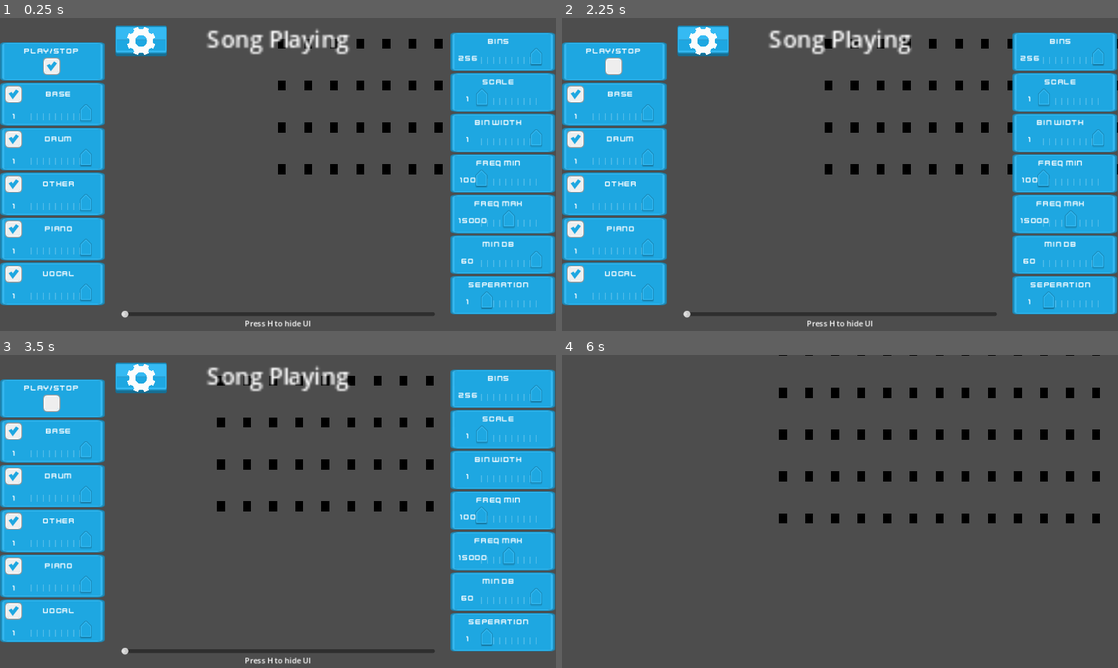
Above: before the commit, frames 1-4 (two rows, left to right).
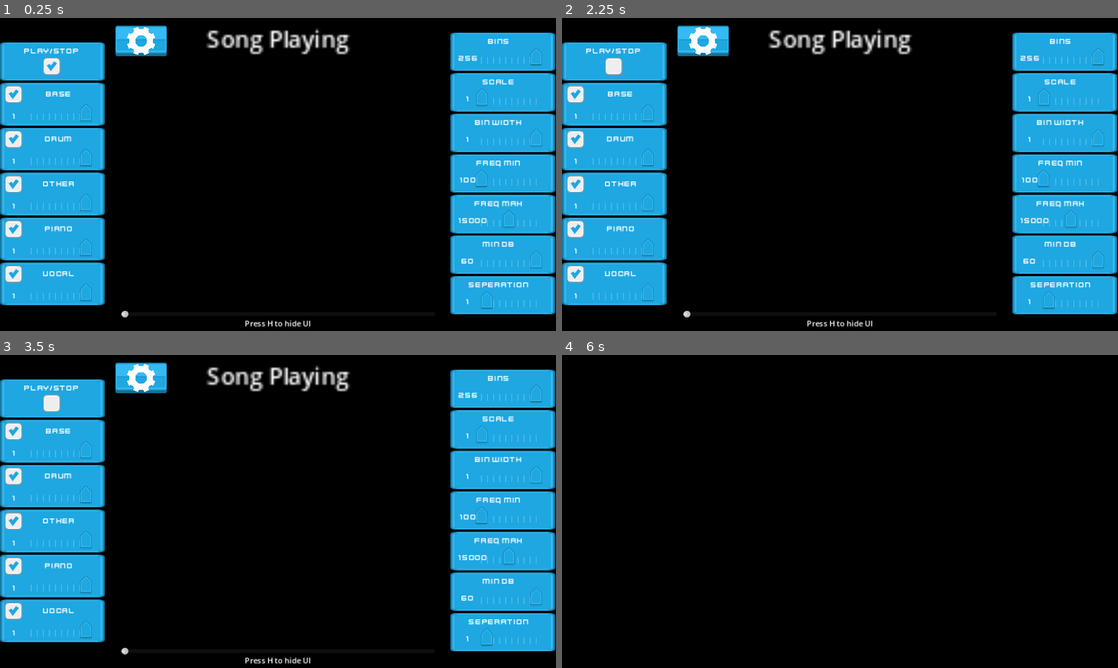
Above: after the commit, the same moments.

Repository: JDS890/CSC475-DSP-Visualisation
Game: Godot game, scene res://Scenes/spectrogram_stems/spectrogram_stems.tscn
Two runs of this game, one before a commit and one after it. Both use one fixed random seed, a clock stepped at 60 frames per second and the inputs below. This scene is started directly instead of the project's main scene. Sound files missing from this copy of the repository are replaced by a short silence.
Inputs (mouse positions are in pixels of both pictures, inside the frame that each line leads up to):
- Up to frame 1 (0.25 s): no input
- Up to frame 2 (2.25 s): click (612, 64) at 0.52 s; click (701, 39) at 1.25 s; tap H (hide_UI) at 2 s; move the mouse to (962, 158) at 2.02 s; hold D from 2.03 s (still down); tap I at 2.1 s; click (962, 158) at 2.17 s
- Up to frame 3 (3.5 s): release D at 2.75 s; tap H (hide_UI) at 2.75 s; drag from (166, 527) to (250, 574) at 2.77 s
- Up to frame 4 (6 s): tap H (hide_UI) at 3.5 s; move the mouse to (895, 442) at 3.52 s; hold D 3.53-4.25 s; tap I at 3.6, 5.3 s; drag from (812, 574) to (673, 464) at 4.27 s; tap Space at 5 s; move the mouse to (1006, 558) at 5.02 s; hold A 5.03-5.75 s; tap E at 5.1 s; drag from (673, 464) to (756, 433) at 5.77 s

The runs differ from the first frame. In frame 1, 66% of the frame differs, in the area x 0-100%, y 0-100%; in frame 2, 66%; in frame 3, 66%; in frame 4, 98%.

Commit message:
Connect busses to spectrograms

Diff:
--- a/Scenes/UI_scene.tscn
+++ b/Scenes/UI_scene.tscn
@@ -261,3 +261,5 @@
 grow_horizontal = 2
 grow_vertical = 2
 theme = ExtResource("3_bb74r")
+
+[connection signal="toggled" from="HBoxContainer/LeftBar/PlayStopContainer/VBoxContainer/CheckBox" to="." method="_on_check_box_toggled"]
--- /dev/null
+++ b/Scenes/spectrogram_stems/skybox.tscn
@@ -0,0 +1,13 @@
+[gd_scene load_steps=4 format=3 uid="uid://cmev6gewoioo6"]
+
+[ext_resource type="PackedScene" uid="uid://ok5sa6f6lioo" path="res://Scenes/spectrogram_stems/skybox.glb" id="1_j4j7r"]
+[ext_resource type="Shader" path="res://Shaders/skybox.gdshader" id="2_d54xr"]
+
+[sub_resource type="ShaderMaterial" id="ShaderMaterial_0whu8"]
+render_priority = 0
+shader = ExtResource("2_d54xr")
+
+[node name="skybox" instance=ExtResource("1_j4j7r")]
+
+[node name="Skybox" parent="." index="0"]
+surface_material_override/0 = SubResource("ShaderMaterial_0whu8")
--- a/Scenes/spectrogram_stems/spectrogram_stems.tscn
+++ b/Scenes/spectrogram_stems/spectrogram_stems.tscn
@@ -1,9 +1,10 @@
-[gd_scene load_steps=6 format=3 uid="uid://w6pp5ut84tvx"]
+[gd_scene load_steps=7 format=3 uid="uid://w6pp5ut84tvx"]
 
 [ext_resource type="Script" path="res://Scripts/spectrograms.gd" id="1_ihkls"]
 [ext_resource type="Script" path="res://Scenes/spectrogram_stems/camera.gd" id="2_pih38"]
 [ext_resource type="PackedScene" uid="uid://cmwx3pasdfry" path="res://Scenes/spectrogram_stems/spectrum_3d.tscn" id="3_2mdqd"]
 [ext_resource type="PackedScene" uid="uid://c4o67e7m3gdh3" path="res://Scenes/UI_scene.tscn" id="4_dahan"]
+[ext_resource type="PackedScene" uid="uid://cmev6gewoioo6" path="res://Scenes/spectrogram_stems/skybox.tscn" id="5_3kphs"]
 
 [sub_resource type="SphereMesh" id="SphereMesh_oqv72"]
 
@@ -11,7 +12,7 @@
 script = ExtResource("1_ihkls")
 
 [node name="OrbitingCamera" type="Camera3D" parent="." node_paths=PackedStringArray("camera_target")]
-transform = Transform3D(1, 0, 0, 0, -4.37114e-08, 1, 0, -1, -4.37114e-08, 0, 10, 0)
+transform = Transform3D(0.356966, 0.625143, -0.694097, 0, 0.743051, 0.669234, 0.934117, -0.238894, 0.265244, 4.18606, 10, 1.93885)
 script = ExtResource("2_pih38")
 camera_target = NodePath("../target")
 
@@ -30,3 +31,9 @@
 size = 72.833
 
 [node name="UICanvas" parent="." instance=ExtResource("4_dahan")]
+
+[node name="skybox" parent="." instance=ExtResource("5_3kphs")]
+
+[connection signal="toggle_playstop" from="UICanvas" to="." method="_on_ui_canvas_toggle_playstop"]
+[connection signal="toggle_stem" from="UICanvas" to="." method="_on_ui_canvas_toggle_stem"]
+[connection signal="update_spectrogram" from="UICanvas" to="." method="_on_ui_canvas_update_spectrogram"]
--- a/Scripts/UI Scripts/UI_scene.gd
+++ b/Scripts/UI Scripts/UI_scene.gd
@@ -4,6 +4,7 @@
 signal update_stem(new_val, stem_ID)
 signal toggle_stem(toggled_on, stem_ID)
 signal update_spectrogram(new_val, slider_ID)
+signal toggle_playstop(toggled_on)
 
 @onready var stem_signal_bus = get_node("HBoxContainer/LeftBar")
 @onready var spectro_signal_bus = get_node("HBoxContainer/RightBar")
@@ -50,3 +51,6 @@
 func spectro_control_response(new_val, slider_ID):
 	#print("New val: ", new_val, " slider ID: ", slider_ID)
 	emit_signal("update_spectrogram", new_val, slider_ID)
+
+func _on_check_box_toggled(toggled_on:bool):
+	emit_signal("toggle_playstop", toggled_on)
--- a/Scripts/global.gd
+++ b/Scripts/global.gd
@@ -29,13 +29,33 @@
 	"Vocal",
 ]
 
+const BUS_NAMES = [
+	&"Bass Bus",
+	&"Drum Bus",
+	&"Other Bus",
+	&"Piano Bus",
+	&"Vocal Bus",
+]
+
+# 0 = Bins, 1 = Scale, 2 = Bin Width, 3 = Freq Min, 4 = Freq Max,
+#	5 = Min DB, 6 = Separation
+enum UISLIDERS {
+	BINS = 0,
+	SCALE = 1,
+	BIN_WIDTH = 2,
+	FREQ_MIN = 3,
+	FREQ_MAX = 4,
+	MIN_DB = 5,
+	SEPARATION = 6,
+}
+
 func get_program_song_path(song: String, stem=null) -> String:
 	return ("res://Audio Samples/" + song + "/" + song +
 		((" - " + stem) if stem else "") + ".mp3")
 
 func get_all_program_song_paths(song: String) -> Array:
 	var paths = []
-	paths.append(get_program_song_path(song))
+	# paths.append(get_program_song_path(song))
 	for stem in STEMS:
 		paths.append(get_program_song_path(song, stem))
 	return paths
--- a/Scripts/spectrograms.gd
+++ b/Scripts/spectrograms.gd
@@ -1,21 +1,21 @@
 extends Node3D
-
-# @export var bus_names_init: Array = ["Original Bus", "Bass Bus", "Drum Bus", "Fusion Bus", "Piano Bus"]
-@export var bus_names_init: Array = ["Original Bus"]
-
-@export var bass_mp3_path: String = "res://Audio Samples/Like a Shadow/Like a Shadow - Bass.mp3"
-@export var drums_mp3_path: String = "res://Audio Samples/Like a Shadow/Like a Shadow - Drum.mp3"
-@export var other_mp3_path: String = "res://Audio Samples/Like a Shadow/Like a Shadow - Other.mp3"
-@export var piano_mp3_path: String = "res://Audio Samples/Like a Shadow/Like a Shadow - Piano.mp3"
-@export var vocal_mp3_path: String = "res://Audio Samples/Like a Shadow/Like a Shadow - Vocal.mp3"
-@export var original_mp3_path: String = "res://Audio Samples/Like a Shadow/Like a Shadow.mp3"
 
 const SPEC_MAX: int = 5
 const BINS_PER_SPEC_MAX: int = 256
+const STEMBUS_NAMES = [
+	&"Bass Bus",
+	&"Drum Bus",
+	&"Other Bus",
+	&"Piano Bus",
+	&"Vocal Bus",
+]
 
-var spectrum_analyzer_effects: Array = []
+var spectrum_analyzers: Array = []
 var spectrums: PackedFloat32Array = PackedFloat32Array()
 var material: Material = null
+var audio_stream_players: Array = []
+var asp_last_seek = 0.0;
+var current_program_song_id = 0
 
 # ToDo: Connect UI signals to functions in this script that update these variables
 var freq_min: float = 100.0
@@ -24,41 +24,157 @@
 var bins_per_spec: int = 256
 var height_scale: float = 1.0
 
-
 # ToDo: UI signal should pass an array of bus names for the
 
-func _add_audio_stream_players():
-	# bass, vocal, drums, piano, other, fusion, original
-	var bus_names = ["Bass Bus", "Vocal Bus", "Drum Bus", "Piano Bus", "Other Bus", "Fusion Bus", "Original Bus"]
+func _load_program_song(program_song_id):
+	if program_song_id not in range(Global.PROGRAM_SONGS.size()):
+		print("Invalid program song ID: ", program_song_id)
+		return
+
+	var song_stems = Global.get_all_program_song_paths(Global.PROGRAM_SONGS[program_song_id])
+	for i in range(song_stems.size()):
+		audio_stream_players[i].stream = load(song_stems[i])
+		audio_stream_players[i].autoplay = false
+		audio_stream_players[i].playing = false
+		audio_stream_players[i].stream_paused = false
+		audio_stream_players[i].volume_db = 0.0
+		print("Loaded stem: ", song_stems[i])
+		asp_last_seek = 0.0
 
 
-func _set_ae_instances(bus_names: Array):
-	# clear array
-	for i in range(min(bus_names.size(), SPEC_MAX)):
-		spectrum_analyzer_effects.append(AudioServer.get_bus_effect_instance( AudioServer.get_bus_index(bus_names[i]), 0 ))
+func _create_audio_stream_players():
+	for i in range(STEMBUS_NAMES.size()):
+		var asp = AudioStreamPlayer.new()
+		asp.bus = STEMBUS_NAMES[i]
+		asp.volume_db = 0.0
+		asp.autoplay = false
+		asp.playing = false
+		asp.stream_paused = false
+		audio_stream_players.append(asp)
+		add_child(asp)
+
+
+func _gather_spectrum_analyzer_instances():
+	spectrum_analyzers.clear()
+	for stem_bus in STEMBUS_NAMES:
+		spectrum_analyzers.append( AudioServer.get_bus_effect_instance( AudioServer.get_bus_index(stem_bus), 0 ))
 	spectrums.fill(0.0)
 
+
 func _ready():
+
 	spectrums.resize(BINS_PER_SPEC_MAX * SPEC_MAX)
-	_set_ae_instances(bus_names_init)
 	material = get_node("S1").get_child(0).get_surface_override_material(0)
+
+	_gather_spectrum_analyzer_instances()
+	_create_audio_stream_players()
+	_load_program_song(current_program_song_id)
+	for asp in audio_stream_players:
+		asp.play()
+
+
+func _input(event):
+
+	if event is InputEventKey:
+		match event.keycode:
+			KEY_I:
+				for asp in audio_stream_players:
+					asp.stop()
+				current_program_song_id = (current_program_song_id + 1) % Global.PROGRAM_SONGS.size()
+				_load_program_song(current_program_song_id)
+				for asp in audio_stream_players:
+					asp.play()
+
+				print("Playing ", Global.PROGRAM_SONGS[current_program_song_id])
 
 
 
 func _process(_delta):
 
-	for j in range(spectrum_analyzer_effects.size()):
+	for j in range(spectrum_analyzers.size()):
 
 		var freq_prev = freq_min
-		var spectrum = spectrum_analyzer_effects[j]
+		var spectrum_analyzer = spectrum_analyzers[j]
 		var freq_step = (freq_max - freq_min) / bins_per_spec
 
 		for i in range(bins_per_spec):
 			var freq = (i + 1) * freq_step + freq_min
-			var magnitude = spectrum.get_magnitude_for_frequency_range(freq_prev, freq).length()
+			var magnitude = spectrum_analyzer.get_magnitude_for_frequency_range(freq_prev, freq).length()
 			var energy = clamp((min_db + linear_to_db(magnitude)) / min_db, 0, 1)
 			spectrums[(j << 8) + i] = energy
 			freq_prev = freq
 
 	# Update shader uniform
+	# print first 10 values of first spectrum
+	# print(spectrums[0], spectrums[1], spectrums[2], spectrums[3], spectrums[4], spectrums[5], spectrums[6], spectrums[7], spectrums[8], spectrums[9])
 	material.set_shader_parameter("bins", spectrums)
+
+
+
+func _on_ui_canvas_toggle_stem(toggled_on:Variant, stem_ID:Variant):
+	material.set_shader_parameter("toggled_on", toggled_on)
+	print("Toggled on: ", toggled_on, " Stem ID: ", stem_ID)
+
+
+func _on_ui_canvas_toggle_playstop(toggled_on:Variant):
+
+	for asp in audio_stream_players:
+		asp.stream_paused = not toggled_on
+
+
+	# Get current position of first audio stream player
+	# var current_position = audio_stream_players[0].get_playback_position()
+
+	# if toggled_on:
+	# 	for asp in audio_stream_players:
+	# 		asp.seek(asp_last_seek)
+	# 		asp.play()
+	# 		asp.playing = toggled_on
+	# 		asp.stream_paused = not toggled_on
+	# 		print("Playing: ", asp.playing, " Stream paused: ", asp.stream_paused)
+	# else:
+	# 	asp_last_seek = current_position
+	# 	for asp in audio_stream_players:
+	# 		asp.stop()
+	# 		asp.playing = toggled_on
+	# 		asp.stream_paused = not toggled_on
+	# 		print("Playing: ", asp.playing, " Stream paused: ", asp.stream_paused)
+
+
+func _on_ui_canvas_update_spectrogram(new_val:Variant, slider_ID:Variant):
+
+# enum UISLIDERS {
+# 	BINS = 0,
+# 	SCALE = 1,
+# 	BIN_WIDTH = 2,
+# 	FREQ_MIN = 3,
+# 	FREQ_MAX = 4,
+# 	MIN_DB = 5,
+# 	SEPARATION = 6,
+# }
+
+	match slider_ID:
+
+		Global.UISLIDERS.BINS:
+			material.set_shader_parameter("bins_per_spec", clamp(new_val, 1, 256))
+
+		Global.UISLIDERS.SCALE:
+			material.set_shader_parameter("spec_scale", new_val)
+
+		Global.UISLIDERS.BIN_WIDTH:
+			material.set_shader_parameter("bin_width", new_val)
+
+		Global.UISLIDERS.FREQ_MIN:
+			freq_min = new_val
+
+		Global.UISLIDERS.FREQ_MAX:
+			freq_max = new_val
+
+		Global.UISLIDERS.MIN_DB:
+			min_db = new_val
+
+		Global.UISLIDERS.SEPARATION:
+			material.set_shader_parameter("spec_separation", new_val)
+		_:
+			print("Invalid slider ID: ", slider_ID)
+			return
--- /dev/null
+++ b/Shaders/skybox.gdshader
@@ -0,0 +1,15 @@
+shader_type spatial;
+
+void vertex() {
+	// Called for every vertex the material is visible on.
+}
+
+void fragment() {
+	ALBEDO = vec3(0.0);
+	// Called for every pixel the material is visible on.
+}
+
+//void light() {
+	// Called for every pixel for every light affecting the material.
+	// Uncomment to replace the default light processing function with this one.
+//}
--- a/Shaders/spectrogram_stem.gdshader
+++ b/Shaders/spectrogram_stem.gdshader
@@ -50,7 +50,7 @@
 	//ALBEDO = spec_colors[int(stem_index)].rgb;
 	//ALPHA = spec_colors[int(stem_index)].a;
 	ALBEDO = COLOR.rgb;
-	ALPHA = COLOR.a;
+	//ALPHA = COLOR.a;
 }
 
 //void light() {
--- a/project.godot
+++ b/project.godot
@@ -53,6 +53,11 @@
 "events": [Object(InputEventKey,"resource_local_to_scene":false,"resource_name":"","device":-1,"window_id":0,"alt_pressed":false,"shift_pressed":false,"ctrl_pressed":false,"meta_pressed":false,"pressed":false,"keycode":0,"physical_keycode":72,"key_label":0,"unicode":104,"echo":false,"script":null)
 ]
 }
+change_song={
+"deadzone": 0.5,
+"events": [Object(InputEventKey,"resource_local_to_scene":false,"resource_name":"","device":-1,"window_id":0,"alt_pressed":false,"shift_pressed":false,"ctrl_pressed":false,"meta_pressed":false,"pressed":false,"keycode":0,"physical_keycode":73,"key_label":0,"unicode":105,"echo":false,"script":null)
+]
+}
 
 [rendering]
 
Not shown: 1 places in Prefabs/slider_panel_prefab.tscn that only renumber resources
Not shown: 1 places in Scenes/2D_spectrogram_demo.tscn that only renumber resources
Not shown: 1 places in Scenes/UI_scene.tscn that only renumber resources
Not shown: 1 places in Scenes/menu_scene.tscn that only renumber resources
Binary file added: Scenes/spectrogram_stems/skybox.glb
Not shown: 1 places in Scenes/spectrogram_stems/spectrum_3d.tscn that only renumber resources
